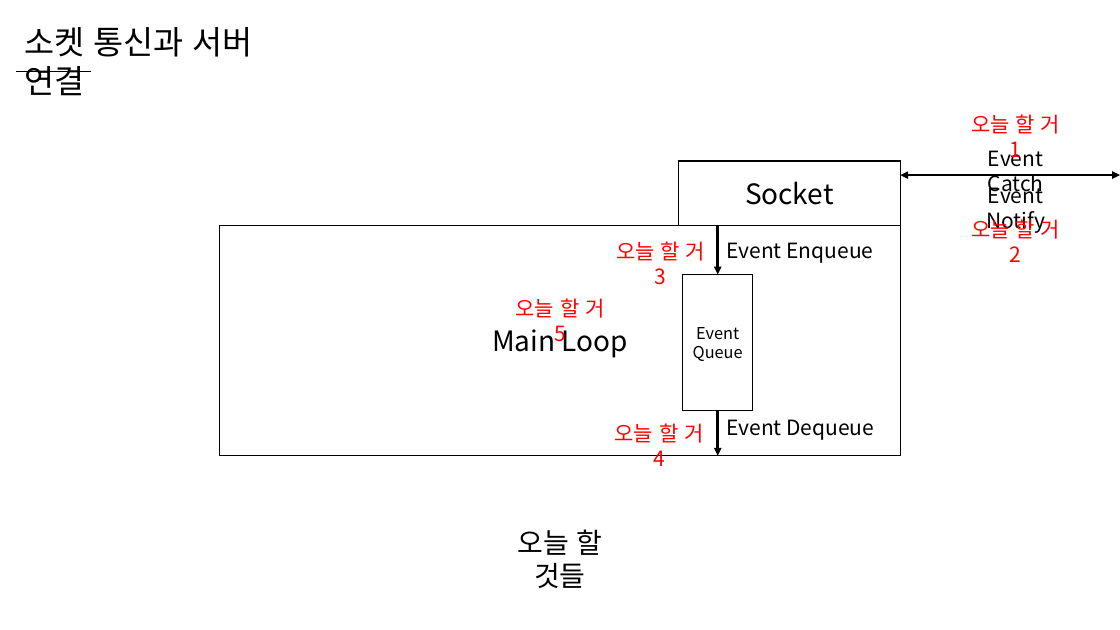
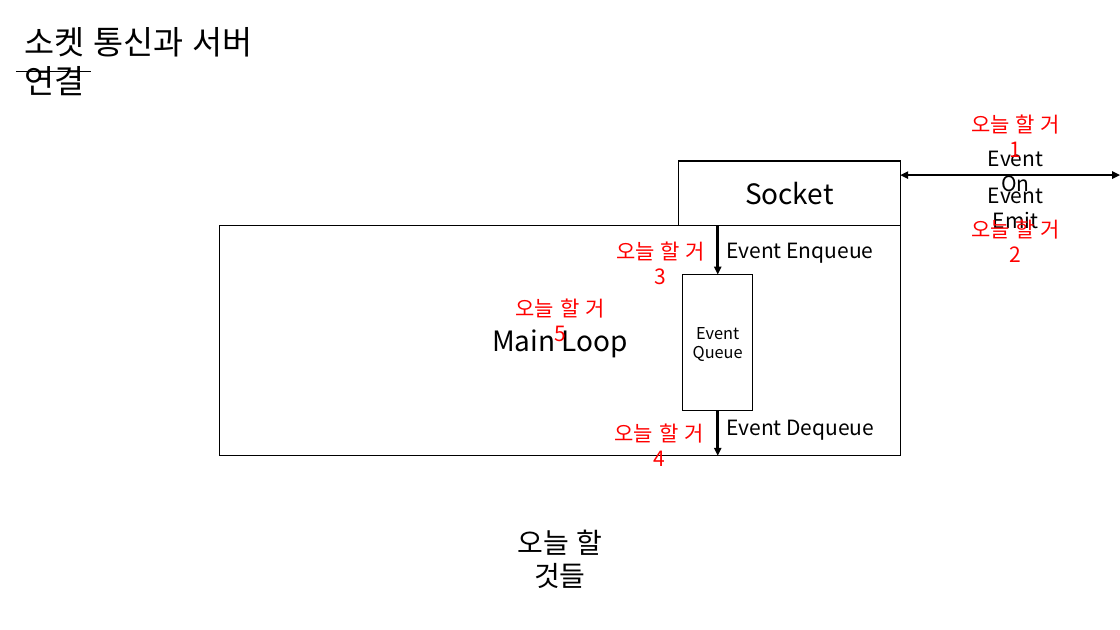
Before and after one commit to WooLyung/2023-Unity-Lecture, a slide deck: slide 32 of Day 1/Day 1.pptx. Drawn at 1120x630 pixels with LibreOffice and Linux fonts; fonts in the diff are those of the drawing. Boxes give left, top, right and bottom in pixels: in the first picture for what was removed or moved away, otherwise in the second. Text is boxed around its words. In the diff, an @@ line names an element or a change of style, - is before the commit and + after.

```diff
--- a/Day 1/Day 1.pptx
+++ b/Day 1/Day 1.pptx
@@ text at [988, 145, 1043, 196]: text changed @@
-Event Catch
+Event On
@@ text at [988, 182, 1043, 233]: text changed @@
-Event Notify
+Event Emit
```
Also in this commit, not shown: 7 other slides changed, 20 slides added, 1 slide removed, 7 other files.
